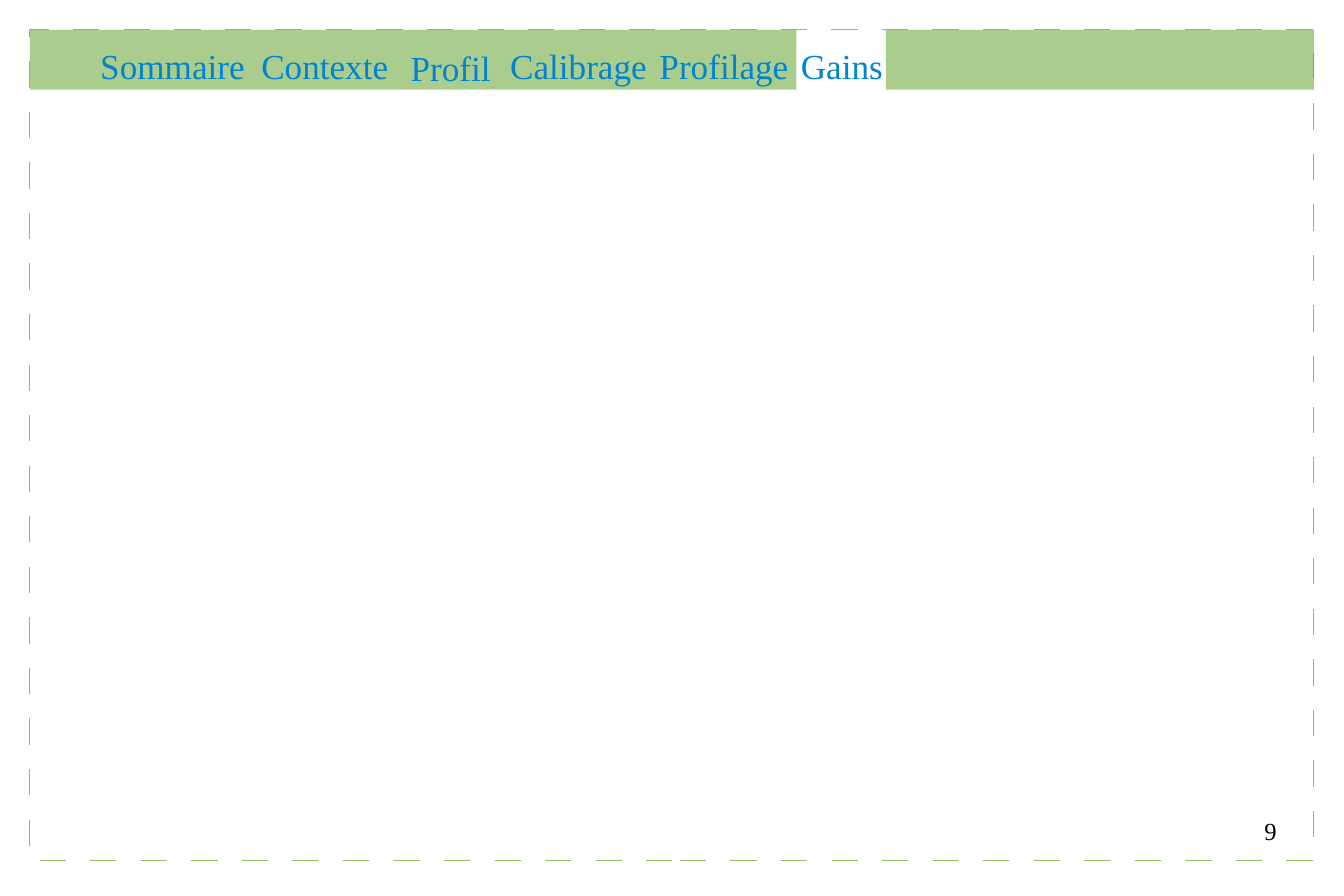
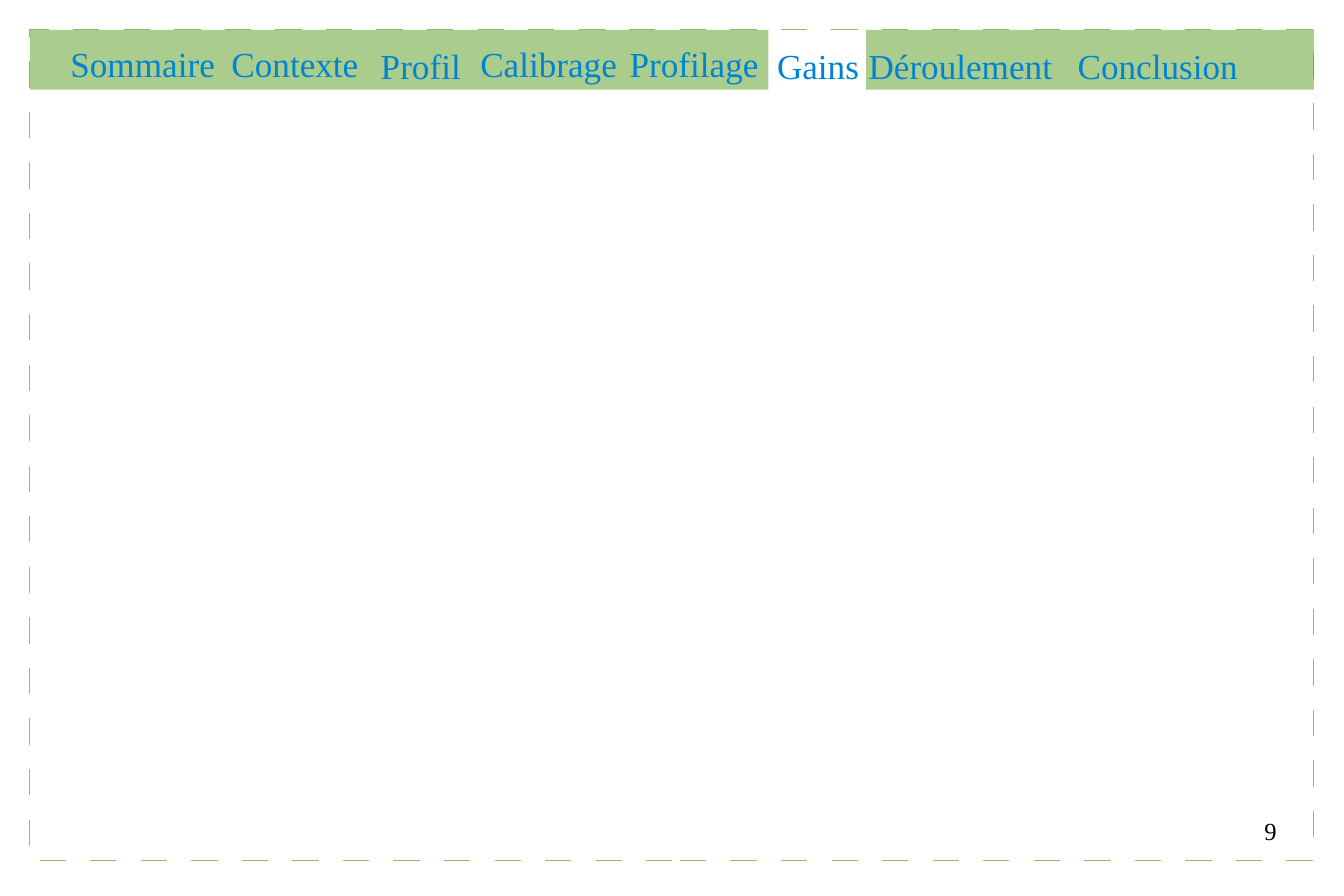
Before and after one commit to Gouga34/TERM1_Poker, a slide deck: slide 9 of Soutenance/presentation.odp. Drawn at 1344x896 pixels with LibreOffice and Linux fonts; fonts in the diff are those of the drawing. Boxes give left, top, right and bottom in pixels: in the first picture for what was removed or moved away, otherwise in the second. Text is boxed around its words. In the diff, an @@ line names an element or a change of style, - is before the commit and + after.

```diff
--- a/Soutenance/presentation.odp
+++ b/Soutenance/presentation.odp
@@ rectangle: place and size @@
-rectangle at (30,30,797,90)
+rectangle at (30,30,769,90)
@@ 3 texts: place and size @@
-3 texts at (100,55,491,82)
+3 texts at (70,53,461,80)
@@ text "Calibrage": place and size @@
-text "Calibrage" at (510,54,647,86)
+text "Calibrage" at (480,52,617,84)
@@ text "Profilage": place and size @@
-text "Profilage" at (659,54,788,86)
+text "Profilage" at (630,52,759,84)
@@ text "Gains": place and size @@
-text "Gains" at (801,55,883,80)
+text "Gains" at (777,55,859,80)
@@ rectangle: place and size @@
-rectangle at (886,30,1315,90)
+rectangle at (866,30,1314,90)
@@ text added at (869,54,1053,80), 20 pt, text #0084D1 @@
+Déroulement
@@ text added at (1078,54,1238,80), 20 pt, text #0084D1 @@
+Conclusion
```
Also in this commit, not shown: 9 other slides changed.
